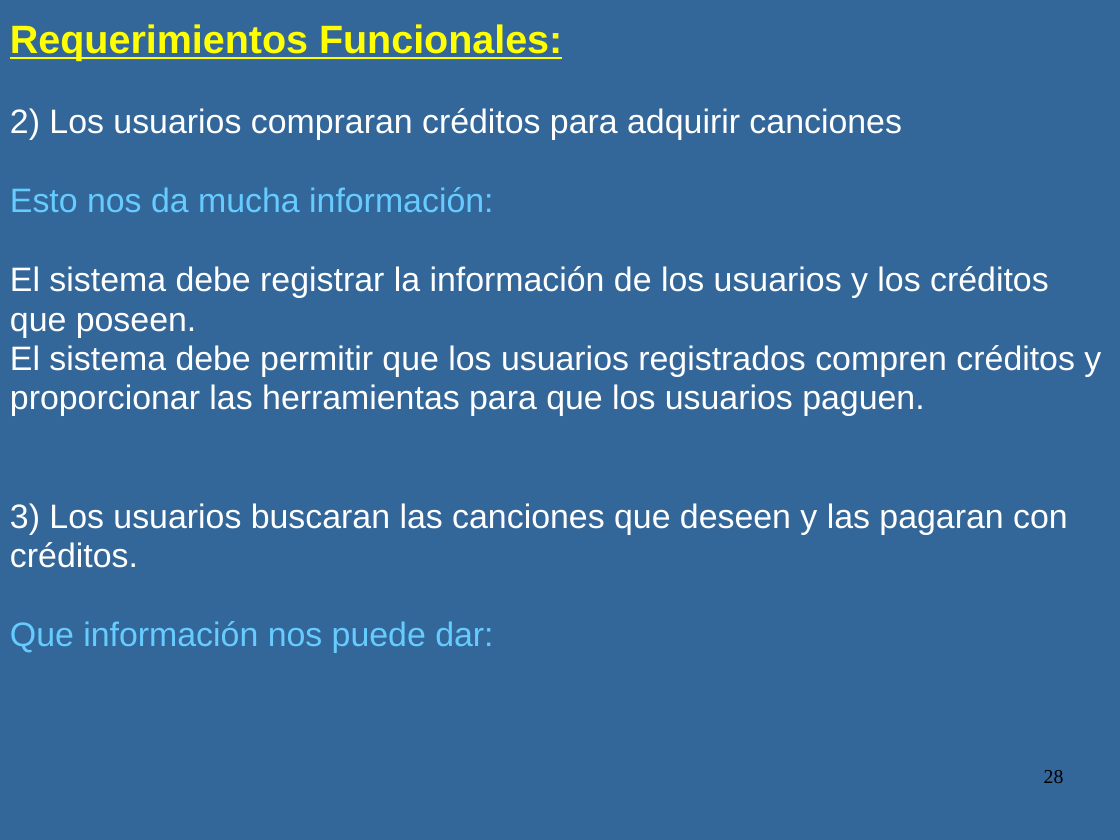
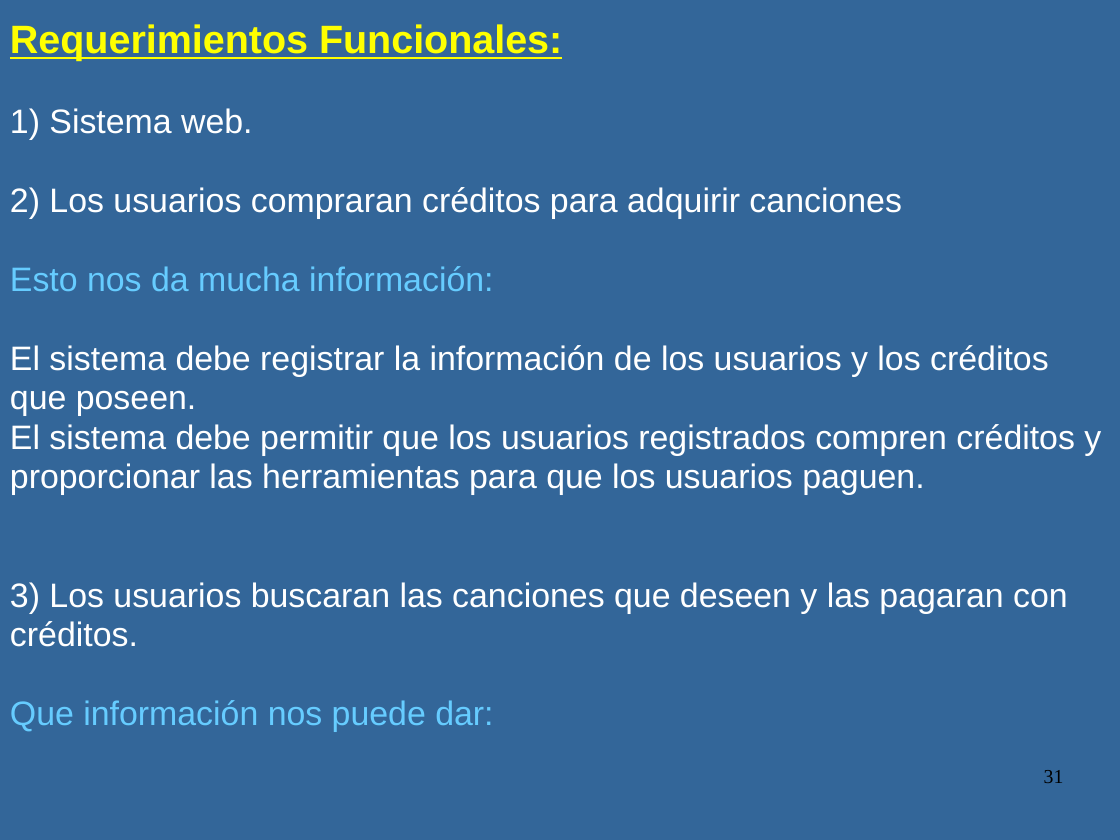
Before and after one commit to luismagarinos/Material-de-estudio-2023---MOO, a slide deck: slide 31 of Metodologia de Sistemas 2023.ppt (slide 28 before the commit). Drawn at 1120x840 pixels with LibreOffice and Linux fonts; fonts in the diff are those of the drawing. Boxes give left, top, right and bottom in pixels: in the first picture for what was removed or moved away, otherwise in the second. Text is boxed around its words. In the diff, an @@ line names an element or a change of style, - is before the commit and + after.

```diff
--- a/Metodologia de Sistemas 2023.ppt
+++ b/Metodologia de Sistemas 2023.ppt
@@ text at [10, 108, 252, 140]: paragraph added @@
+1) Sistema web.
@@ page number at [1044, 770, 1064, 783]: text changed @@
-28
+31
```
Also in this commit, not shown: 11 other slides changed, 4 slides added, 1 slide removed.
